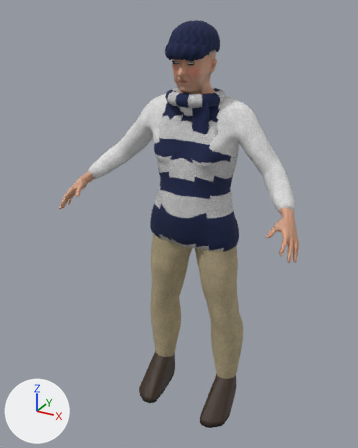
A saved change to the Blender file characters/base_models/old_bruce.blend.
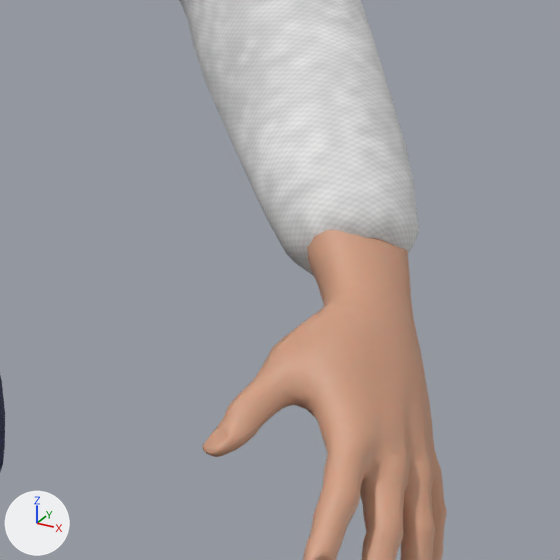
The first picture shows the older version from a 50 mm camera at (0.9, -1.803, 1.812) aimed at (-0.041, -0.092, 0.957). The close-ups show the older and then the newer version on the part from 67% to 88% of the width and 39% to 56% of the height of that picture. Only the edits that show in the close-ups are written down. The axes (+X, +Y, +Z) are drawn at lower left. The lights are the same throughout.

The first close-up shows 'longsleeve', 'old_bruce_body' and 1 more.
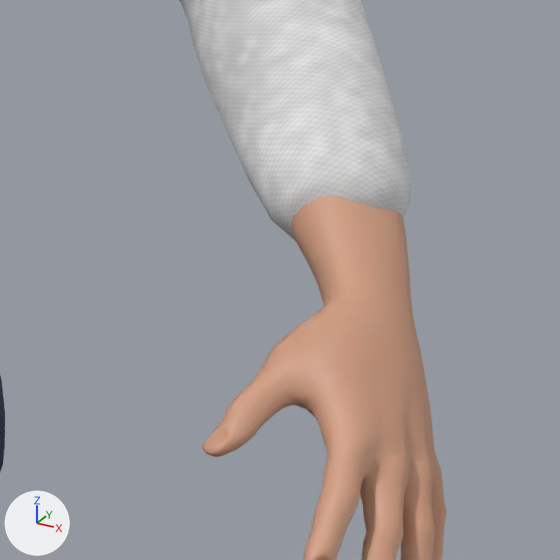
Where the change shows, as pixel boxes (x1, y1, x2, y2) in the close-ups (560 x 560 px; the box of a moved part takes in the faces that stretch with it):
'longsleeve', reshaped: before (179, 0, 419, 276); after (179, 0, 411, 241)
part 1 of me_old_bruce_body_004, moved or reshaped: before (244, 113, 419, 276); after (245, 114, 411, 241)

The change, as a list of edits to the scene's bpy script:
```text
Change me_old_bruce_body_004:
    used by ob_longsleeve; location = (0.0, 0.0, 0.022)
    remove me_old_bruce_body_004.from_pydata(...)  # 5080 vertices, 5082 faces, 2 loose edges; spans x -0.464..0.464, y -0.182..0.115, z 0.848..1.473
    add me_old_bruce_body_004.from_pydata(...)  # 5000 vertices, 5002 faces, 2 loose edges; spans x -0.455..0.455, y -0.168..0.115, z 0.848..1.473
    me_old_bruce_body_004 part 1
    47 vertices are removed from x 0.405..0.464, y -0.182..-0.139, z 1.095..1.145
    73 faces are deleted
    4 vertices in x 0.389..0.391, y -0.153..-0.145, z 1.119..1.128 move by (0.002, 0.0, 0.0)
    69 vertices move from x 0.392..0.463, y -0.177..-0.112, z 1.093..1.161 to x 0.394..0.455, y -0.168..-0.115, z 1.102..1.158
    7 vertices are added at x 0.413..0.454, y -0.168..-0.141, z 1.105..1.14
    33 new faces join them
    other edits to the shape of me_old_bruce_body_004 do not show in these pictures
```
